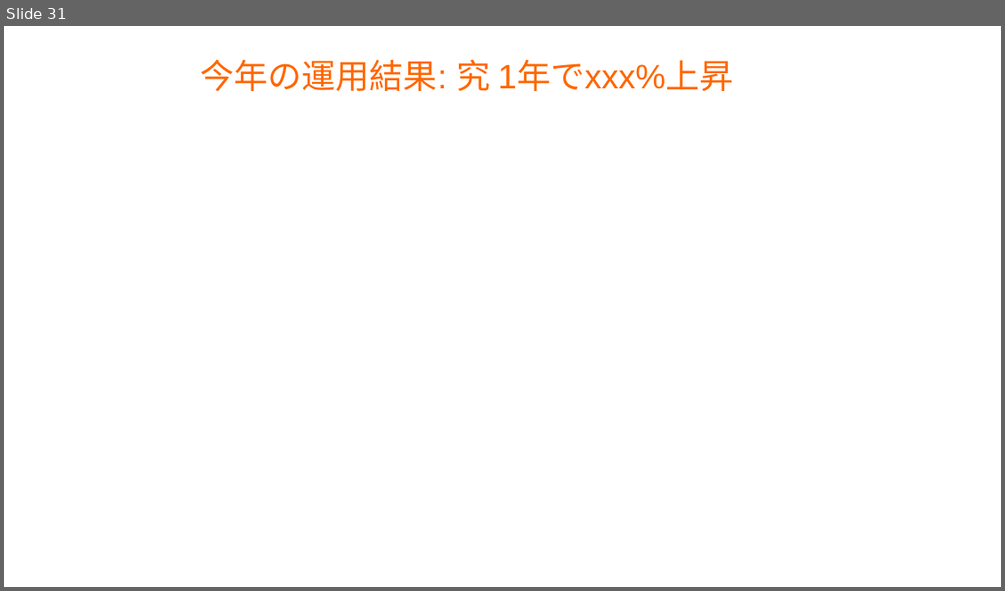
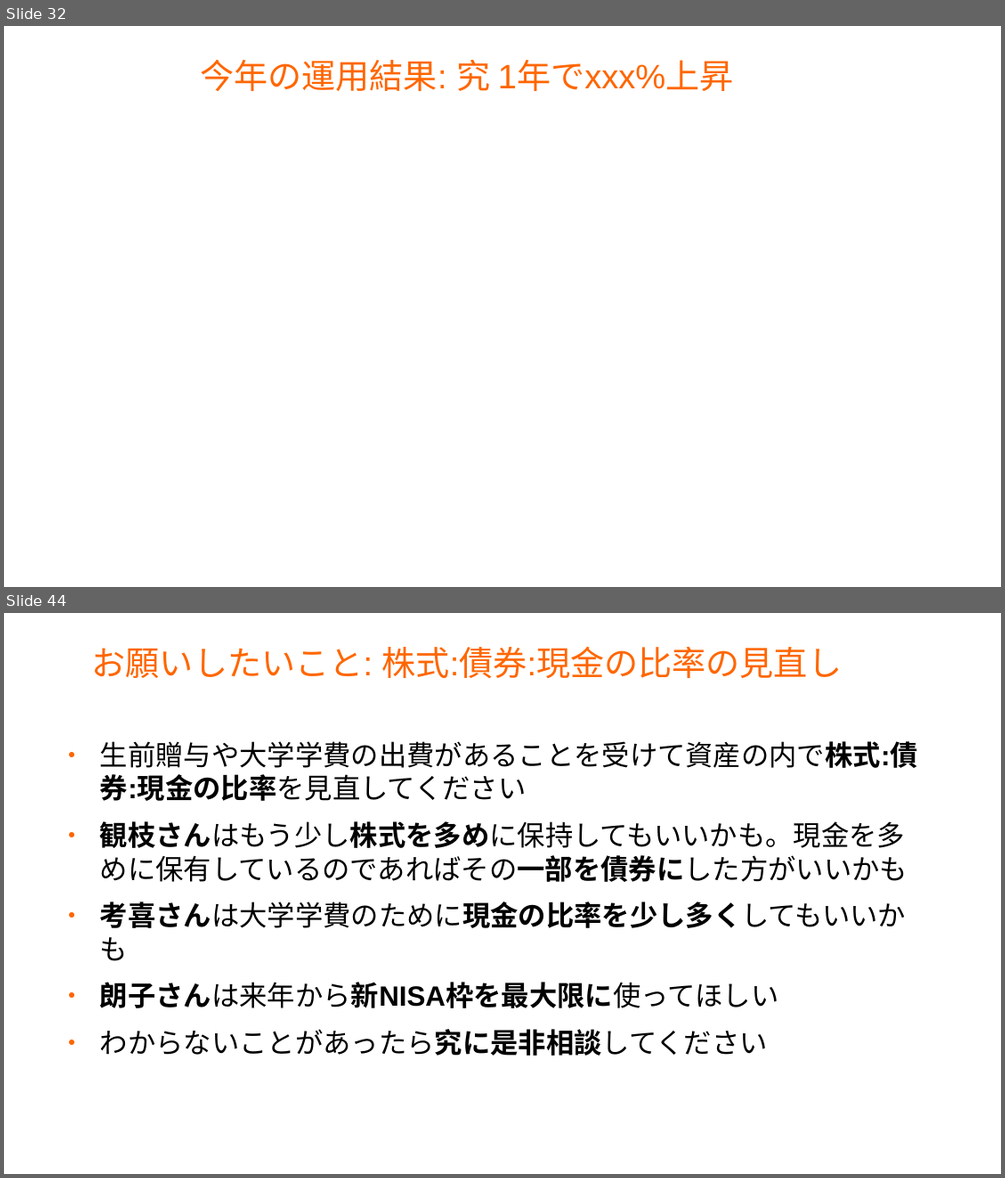
Before and after one commit to master-q/masterq-docs, a slide deck: presentations/20231126-invest_report/20231126-invest_report.odp. Shown one above the other, each under a label of ours: slide 31 before the commit, slides 32 and 44 after it; the slides between them are not shown. The pictures are 1005x591 and 1005x1178 pixels, drawn with LibreOffice and Linux fonts; fonts in the diff are those of the drawing; background and template pictures are left out. Boxes give left, top, right and bottom in pixels: in the first picture for what was removed or moved away, otherwise in the second. Text is boxed around its words. In the diff, an @@ line names an element or a change of style, - is before the commit and + after.

```diff
--- a/presentations/20231126-invest_report/20231126-invest_report.odp
+++ b/presentations/20231126-invest_report/20231126-invest_report.odp
@@ slide 44 added at (4,613,1001,1174), background #FFFFFF @@
@@ title added at (92,647,841,678), 27 pt, text #FF6600 @@
+お願いしたいこと: 株式:債券:現金の比率の見直し
@@ text added at (100,741,918,1055), 22.2 pt, text #000000 @@
+● 生前贈与や大学学費の出費があることを受けて資産の内で株式:債券:現金の比率を見直してください
+● 観枝さんはもう少し株式を多めに保持してもいいかも。現金を多めに保有しているのであればその一部を債券にした方がいいかも
+● 考喜さんは大学学費のために現金の比率を少し多くしてもいいかも
+● 朗子さんは来年から新NISA枠を最大限に使ってほしい
+● わからないことがあったら究に是非相談してください
@@ what was slide 31 is now slide 32 @@
```
Also in this commit, not shown: 17 slides changed, 12 other slides added, 3 slides removed.
